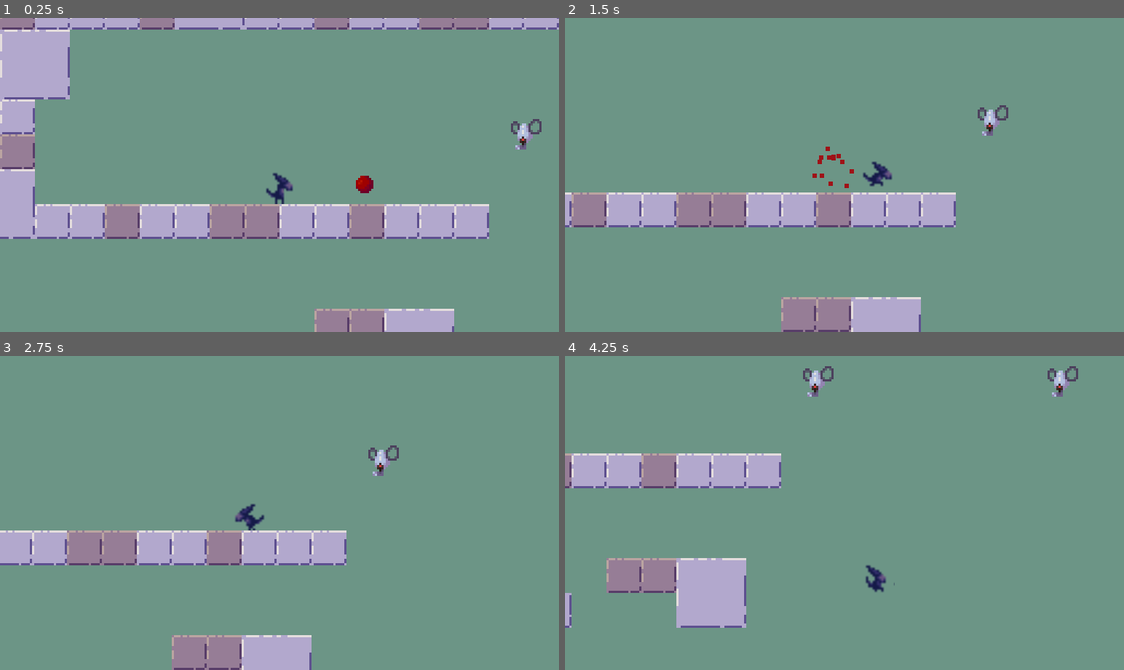
Above: before the commit, frames 1-4 (two rows, left to right).
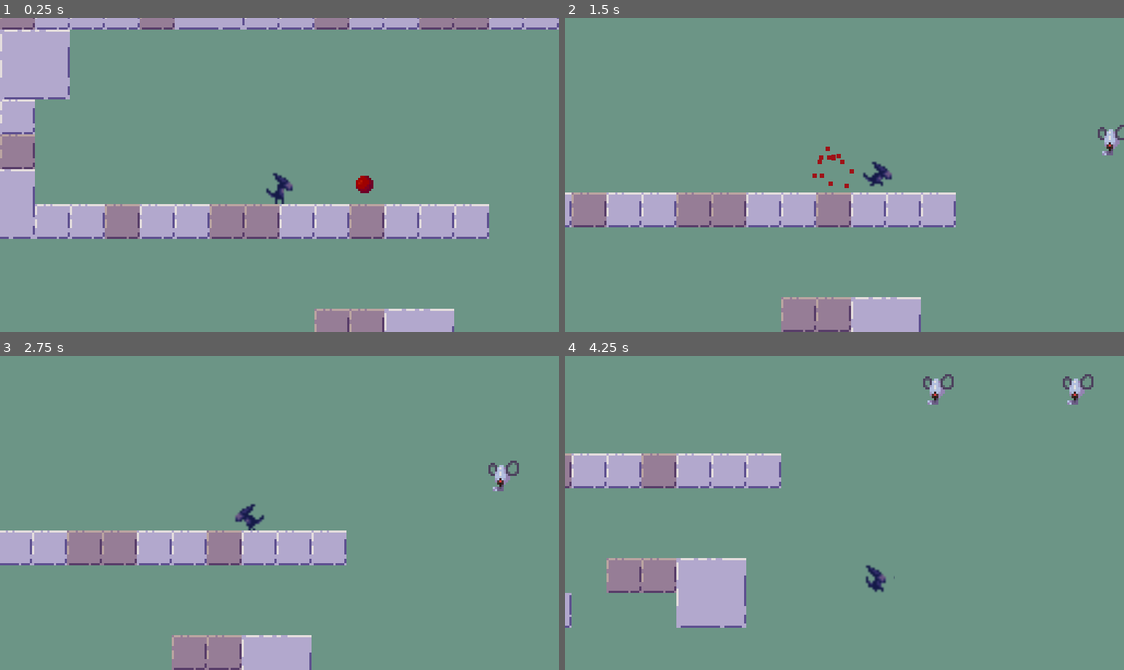
Above: after the commit, the same moments.

Repository: NoirBoire/aliengame
Game: Godot game, scene res://Scenes/Main.tscn
Two runs of this game, one before a commit and one after it. Both use one fixed random seed, a clock stepped at 60 frames per second and the inputs below.
Inputs:
- Up to frame 1 (0.25 s): no input
- Up to frame 2 (1.5 s): hold Right (ui_right) from 0.53 s (still down)
- Up to frame 3 (2.75 s): release Right (ui_right) at 2.03 s; hold Left (ui_left) from 2.03 s (still down)
- Up to frame 4 (4.25 s): release Left (ui_left) at 2.78 s; hold Right (ui_right) from 2.78 s (still down)

The runs differ from the first frame. In frame 1, 0.3% of the frame differs, in the area x 91-97%, y 32-42%; in frame 2, 0.5%; in frame 3, 0.5%; in frame 4, 1.0%, in the area x 42-95%, y 3-74%.

Commit message:
Bug fixes and enemy work
Enemies now have hp and can die
Added enemy knockback and iframes
Added separate animation for airdash
Added drone idle animation
Added drone damaged sprite
Made dash jumping more consistent

Diff:
--- a/Player.gd
+++ b/Player.gd
@@ -28,6 +28,9 @@
 var can_dash := true
 var air_dash := false
 
+var buffering_jump := false
+var buffering_dash := false
+
 # Child vars
 onready var coyote_timer = $CoyoteTimer
 onready var jump_buffer = $JumpBuffer
@@ -89,10 +92,18 @@
 	if !is_on_floor() && was_on_floor && !is_jumping:
 		coyote_timer.start()
 	if ((is_on_floor() && !jump_buffer.is_stopped()) || (!coyote_timer.is_stopped() && !jump_buffer.is_stopped())) && motion.y > (max_jump_vel+100):
-		jump()
+		if is_on_floor():
+			buffering_jump = true
+			$DashJumpBuffer.start()
+		else:
+			jump()
 
 	if Input.is_action_just_pressed(button_jump):
-		jump()
+		if is_on_floor():
+			buffering_jump = true
+			$DashJumpBuffer.start()
+		else:
+			jump()
 	if Input.is_action_just_released(button_jump):
 		if motion.y < min_jump_vel:
 			motion.y = min_jump_vel
@@ -106,9 +117,11 @@
 
 	if Input.is_action_just_pressed(button_dash):
 		if can_dash:
-			dash()
-			if Input.is_action_just_pressed(button_jump):
-				jump()
+			if is_on_floor():
+				buffering_dash = true
+				$DashJumpBuffer.start()
+			else:
+				dash()
 
 	# Horizontal movement and stopping
 
@@ -141,7 +154,10 @@
 				anim_state.travel("Fall")
 	else:
 		if !is_jumping:
-			anim_state.travel("Dash")
+			if !air_dash:
+				anim_state.travel("Dash")
+			elif air_dash:
+				anim_state.travel("Air Dash")
 		elif is_jumping:
 			anim_state.travel("Jump")
 	if position.y > 500:
@@ -151,7 +167,6 @@
 
 
 func jump():
-
 	if is_on_floor() || !coyote_timer.is_stopped():
 		if dashing && !air_dash:
 			motion.y = max_jump_vel*1.2
@@ -191,3 +206,17 @@
 	$Dash/GhostTimer.stop()
 func die():
 	get_tree().change_scene("res://Scenes/Main.tscn")
+
+
+func _on_DashJumpBuffer_is_done():
+	if buffering_dash && buffering_jump:
+		dash()
+		jump()
+		buffering_dash = false
+		buffering_jump = false
+	elif buffering_dash:
+		dash()
+		buffering_dash = false
+	elif buffering_jump:
+		jump()
+		buffering_jump = false
--- a/Scenes/Main.tscn
+++ b/Scenes/Main.tscn
@@ -190,13 +190,13 @@
 [node name="Enemies" type="Node" parent="."]
 
 [node name="Drone2" parent="Enemies" instance=ExtResource( 5 )]
-position = Vector2( 256, 48 )
+position = Vector2( 311, 48 )
+
+[node name="Drone4" parent="Enemies" instance=ExtResource( 5 )]
+position = Vector2( 375, 48 )
 
 [node name="Drone3" parent="Enemies" instance=ExtResource( 5 )]
 position = Vector2( 416, -16 )
-
-[node name="Drone" parent="Enemies" instance=ExtResource( 5 )]
-position = Vector2( 368, 48 )
 
 [connection signal="body_entered" from="Secrets/Secret/Area2D" to="Secrets/Secret" method="_on_Area2D_body_entered"]
 [connection signal="body_entered" from="Secrets/Secret2/Area2D" to="Secrets/Secret2" method="_on_Area2D_body_entered"]
--- a/Scenes/Nodes/Alien.tscn
+++ b/Scenes/Nodes/Alien.tscn
@@ -8,6 +8,9 @@
 [sub_resource type="RectangleShape2D" id=5]
 extents = Vector2( 2, 6 )
 
+[sub_resource type="AnimationNodeAnimation" id=34]
+animation = "Air Dash"
+
 [sub_resource type="AnimationNodeAnimation" id=24]
 animation = "Dash"
 
@@ -57,9 +60,27 @@
 
 [sub_resource type="AnimationNodeStateMachineTransition" id=32]
 
+[sub_resource type="AnimationNodeStateMachineTransition" id=35]
+
+[sub_resource type="AnimationNodeStateMachineTransition" id=36]
+
+[sub_resource type="AnimationNodeStateMachineTransition" id=37]
+
+[sub_resource type="AnimationNodeStateMachineTransition" id=38]
+
+[sub_resource type="AnimationNodeStateMachineTransition" id=39]
+
+[sub_resource type="AnimationNodeStateMachineTransition" id=40]
+
+[sub_resource type="AnimationNodeStateMachineTransition" id=41]
+
+[sub_resource type="AnimationNodeStateMachineTransition" id=42]
+
 [sub_resource type="AnimationNodeStateMachine" id=19]
+"states/Air Dash/node" = SubResource( 34 )
+"states/Air Dash/position" = Vector2( 60, 56 )
 states/Dash/node = SubResource( 24 )
-states/Dash/position = Vector2( 217, 131 )
+states/Dash/position = Vector2( 95, 156 )
 states/Fall/node = SubResource( 8 )
 states/Fall/position = Vector2( 858, 109 )
 states/Idle/node = SubResource( 9 )
@@ -68,10 +89,29 @@
 states/Jump/position = Vector2( 657, 42 )
 states/Run/node = SubResource( 11 )
 states/Run/position = Vector2( 470, 144 )
-transitions = [ "Jump", "Fall", SubResource( 12 ), "Idle", " …(502 unchanged characters)…  31 ), "Dash", "Fall", SubResource( 32 ) ]
+transitions = [ "Jump", "Fall", SubResource( 12 ), "Idle", " …(502 unchanged characters)…  31 ), "Dash", "Fall", SubResource( 32 ), "Air Dash", "Jump", SubResource( 35 ), "Air Dash", "Idle", SubResource( 36 ), "Air Dash", "Run", SubResource( 37 ), "Air Dash", "Fall", SubResource( 38 ), "Jump", "Air Dash", SubResource( 39 ), "Idle", "Air Dash", SubResource( 40 ), "Run", "Air Dash", SubResource( 41 ), "Fall", "Air Dash", SubResource( 42 ) ]
 start_node = "Idle"
+graph_offset = Vector2( -38, 10 )
 
 [sub_resource type="AnimationNodeStateMachinePlayback" id=20]
+
+[sub_resource type="Animation" id=33]
+resource_name = "Air Dash"
+length = 0.2
+loop = true
+step = 0.04
+tracks/0/type = "value"
+tracks/0/path = NodePath(".:frame")
+tracks/0/interp = 1
+tracks/0/loop_wrap = true
+tracks/0/imported = false
+tracks/0/enabled = true
+tracks/0/keys = {
+"times": PoolRealArray( 0, 0.04, 0.16 ),
+"transitions": PoolRealArray( 1, 1, 1 ),
+"update": 1,
+"values": [ 16, 17, 16 ]
+}
 
 [sub_resource type="Animation" id=23]
 resource_name = "Dash"
@@ -88,7 +128,7 @@
 "times": PoolRealArray( 0, 0.04, 0.08, 0.12, 0.16, 0.2 ),
 "transitions": PoolRealArray( 1, 1, 1, 1, 1, 1 ),
 "update": 1,
-"values": [ 16, 17, 18, 19, 20, 21 ]
+"values": [ 18, 19, 20, 21, 22, 23 ]
 }
 
 [sub_resource type="Animation" id=6]
@@ -199,7 +239,7 @@
 
 [node name="Sprite" type="Sprite" parent="."]
 texture = ExtResource( 4 )
-hframes = 22
+hframes = 24
 
 [node name="AnimationTree" type="AnimationTree" parent="Sprite"]
 tree_root = SubResource( 19 )
@@ -209,6 +249,7 @@
 
 [node name="AnimationPlayer" type="AnimationPlayer" parent="Sprite/AnimationTree"]
 root_node = NodePath("../..")
+"anims/Air Dash" = SubResource( 33 )
 anims/Dash = SubResource( 23 )
 anims/Fall = SubResource( 6 )
 anims/Idle = SubResource( 2 )
@@ -220,8 +261,14 @@
 wait_time = 0.1
 one_shot = true
 
+[node name="DashJumpBuffer" type="Node2D" parent="."]
+script = ExtResource( 3 )
+wait_time = 0.018
+
 [node name="Dash" parent="." instance=ExtResource( 1 )]
 
 [node name="CoyoteTimer" type="Node2D" parent="."]
 script = ExtResource( 3 )
 wait_time = 0.1
+
+[connection signal="is_done" from="DashJumpBuffer" to="." method="_on_DashJumpBuffer_is_done"]
--- a/Scenes/Nodes/Drone.tscn
+++ b/Scenes/Nodes/Drone.tscn
@@ -1,14 +1,48 @@
-[gd_scene load_steps=7 format=2]
+[gd_scene load_steps=10 format=2]
 
-[ext_resource path="res://Assets/Drone_Idle.png" type="Texture" id=1]
+[ext_resource path="res://Assets/Drone.png" type="Texture" id=1]
 [ext_resource path="res://Scripts/Drone.gd" type="Script" id=2]
 [ext_resource path="res://Scripts/Delta Independent Timer.gd" type="Script" id=3]
+[ext_resource path="res://Scripts/Generic Enemy Holder.gd" type="Script" id=4]
 
 [sub_resource type="RectangleShape2D" id=8]
 extents = Vector2( 7, 10.5 )
 
+[sub_resource type="Animation" id=9]
+resource_name = "Idle"
+length = 4.0
+loop = true
+step = 1.0
+tracks/0/type = "value"
+tracks/0/path = NodePath(".:position")
+tracks/0/interp = 1
+tracks/0/loop_wrap = true
+tracks/0/imported = false
+tracks/0/enabled = true
+tracks/0/keys = {
+"times": PoolRealArray( 0, 2, 4 ),
+"transitions": PoolRealArray( -2, -2, 1 ),
+"update": 0,
+"values": [ Vector2( 0, 0 ), Vector2( 0, 6 ), Vector2( 0, 0 ) ]
+}
+
 [sub_resource type="RectangleShape2D" id=2]
-extents = Vector2( 5.5, 3 )
+extents = Vector2( 5.5, 1.81101 )
+
+[sub_resource type="Animation" id=10]
+resource_name = "Damage"
+tracks/0/type = "value"
+tracks/0/path = NodePath(".:frame")
+tracks/0/interp = 1
+tracks/0/loop_wrap = true
+tracks/0/imported = false
+tracks/0/enabled = true
+tracks/0/keys = {
+"times": PoolRealArray( 0 ),
+"transitions": PoolRealArray( 1 ),
+"update": 1,
+"values": [ 1 ]
+}
 
 [sub_resource type="Animation" id=1]
 resource_name = "Idle"
@@ -22,49 +56,64 @@
 tracks/0/imported = false
 tracks/0/enabled = true
 tracks/0/keys = {
-"times": PoolRealArray( 0, 1.2 ),
-"transitions": PoolRealArray( 1, 1 ),
+"times": PoolRealArray( 0 ),
+"transitions": PoolRealArray( 1 ),
 "update": 1,
-"values": [ 0, 1 ]
+"values": [ 0 ]
 }
 
 [node name="Drone" type="KinematicBody2D"]
-position = Vector2( 304, 48 )
 z_index = -2
 collision_layer = 2
-collision_mask = 2
-script = ExtResource( 2 )
+collision_mask = 0
+script = ExtResource( 4 )
 __meta__ = {
 "_edit_group_": true
 }
 
 [node name="CollisionShape2D" type="CollisionShape2D" parent="."]
-position = Vector2( 1, -0.5 )
+position = Vector2( 1, 2.09269 )
 shape = SubResource( 8 )
 
-[node name="Area2D" type="Area2D" parent="."]
-position = Vector2( 1, 0 )
+[node name="Drone" type="Node2D" parent="."]
+script = ExtResource( 2 )
 
-[node name="CollisionShape2D" type="CollisionShape2D" parent="Area2D"]
-position = Vector2( -0.5, -1 )
+[node name="AnimationPlayer" type="AnimationPlayer" parent="Drone"]
+autoplay = "Idle"
+anims/Idle = SubResource( 9 )
+
+[node name="Area2D" type="Area2D" parent="Drone"]
+position = Vector2( 1, 2.59269 )
+
+[node name="CollisionShape2D" type="CollisionShape2D" parent="Drone/Area2D"]
+position = Vector2( -0.5, -2.18899 )
 shape = SubResource( 2 )
 
-[node name="Sprite" type="Sprite" parent="."]
+[node name="Sprite" type="Sprite" parent="Drone"]
+position = Vector2( 2, 3.59269 )
 texture = ExtResource( 1 )
 hframes = 2
+frame = 1
 
-[node name="AnimationPlayer" type="AnimationPlayer" parent="Sprite"]
+[node name="AnimationPlayer" type="AnimationPlayer" parent="Drone/Sprite"]
 autoplay = "Idle"
+anims/Damage = SubResource( 10 )
 anims/Idle = SubResource( 1 )
 
-[node name="DeathTimer" type="Timer" parent="."]
-wait_time = 0.1
+[node name="DamageTimer" type="Timer" parent="Drone"]
+wait_time = 0.05
 one_shot = true
 
-[node name="SlowmoTimer" type="Node2D" parent="."]
+[node name="DamageAnimTimer" type="Timer" parent="Drone"]
+wait_time = 0.3
+one_shot = true
+
+[node name="SlowmoTimer" type="Node2D" parent="Drone"]
+position = Vector2( 0, 2.59269 )
 script = ExtResource( 3 )
 wait_time = 0.35
 
-[connection signal="body_entered" from="Area2D" to="." method="_on_Area2D_body_entered"]
-[connection signal="timeout" from="DeathTimer" to="." method="_on_DeathTimer_timeout"]
-[connection signal="is_done" from="SlowmoTimer" to="." method="_on_SlowmoTimer_is_done"]
+[connection signal="body_entered" from="Drone/Area2D" to="." method="_on_Area2D_body_entered"]
+[connection signal="timeout" from="Drone/DamageTimer" to="Drone" method="_on_DamageTimer_timeout"]
+[connection signal="timeout" from="Drone/DamageAnimTimer" to="Drone" method="_on_DamageAnimTimer_timeout"]
+[connection signal="is_done" from="Drone/SlowmoTimer" to="Drone" method="_on_SlowmoTimer_is_done"]
--- a/Scripts/Delta Independent Timer.gd
+++ b/Scripts/Delta Independent Timer.gd
@@ -25,6 +25,8 @@
 	time_left = 0.0
 
 func start():
+	if time_left > 0.0:
+		time_left = 0.0
 	time_left = wait_time
 	active = true
 
--- a/Scripts/Drone.gd
+++ b/Scripts/Drone.gd
@@ -1,21 +1,32 @@
-extends KinematicBody2D
+extends Node2D
 
-onready var alien := owner.get_node("Alien")
+# Basic movement vars
+var speed := 82
+var motion := Vector2()
+var motion_x := 0
+
+onready var alien := owner.owner.get_node("Alien")
 onready var timer = alien.coyote_timer
 #var timer_duration := 0.01
 var wait_time := 0.35
-var hp := 2
 var on_drone := false
 var was_on_drone := false
 var can_slowmo := true
+var taking_damage := false
+
+func _ready():
+	set_physics_process(true)
 
 func _physics_process(delta):
 
 	# Check for jump on alien
 	if (Input.is_action_just_pressed(Global.button_jump) || !alien.jump_buffer.is_stopped()) && on_drone:
-		if alien.position.y > position.y+3:
-			alien.position.y = position.y
+		if alien.position.y > global_position.y+3:
+			alien.position.y = global_position.y
 		alien.can_dash = true
+
+	if owner.name == "Drone2":
+		print(owner.motion.x)
 
 	if $Area2D.overlaps_body(alien):
 		on_drone = true
@@ -28,6 +39,16 @@
 		if alien.dash_anim && alien.motion.y >= 0:
 			if can_slowmo:
 				alien.slowmo.start_slowmo()
+				if taking_damage == false:
+					owner.hp -= 1
+					taking_damage = true
+					$AnimationPlayer.stop(false)
+					if alien.position.x > owner.position.x:
+						$Sprite.flip_h = false
+					elif alien.position.x < owner.position.x:
+						$Sprite.flip_h = true
+					motion_x = (speed if !$Sprite.flip_h else -speed)
+					$DamageTimer.start()
 				$SlowmoTimer.start()
 				can_slowmo = false
 	else:
@@ -37,12 +58,24 @@
 			timer.stop()
 			was_on_drone = false
 
-	if hp <= 0:
-		$DeathTimer.start()
+	# Horizontal movement
+	owner.motion.x = lerp(owner.motion.x, motion_x, ((1 / ((1.0/Engine.get_frames_per_second())/delta)) if abs(motion_x) > 0 else (0.1 / ((1.0/Engine.get_frames_per_second())/delta))) )
 
-func _on_DeathTimer_timeout():
-	alien.slowmo.end_slowmo()
-	die()
+	# Animation
+	if taking_damage:
+		$Sprite/AnimationPlayer.current_animation = "Damage"
+	elif !taking_damage:
+		$Sprite/AnimationPlayer.current_animation = "Idle"
+
+func _on_DamageTimer_timeout():
+	motion_x = 0
+	$DamageAnimTimer.start()
+func _on_DamageAnimTimer_timeout():
+	taking_damage = false
+	if owner.hp <= 0:
+		die()
+	$AnimationPlayer.play()
+
 
 func die():
 	queue_free()
--- /dev/null
+++ b/Scripts/Generic Enemy Holder.gd
@@ -0,0 +1,12 @@
+extends KinematicBody2D
+
+# Basic movement vars
+var motion := Vector2()
+
+# Export vars
+export var hp := 2
+
+const UP := Vector2(0, -1)
+
+func _physics_process(delta):
+	move_and_slide(motion, UP)
Not shown, removed: .mono/metadata/ide_messaging_meta.txt
Binary file changed: Assets/Alien.png
Binary file added: Assets/Drone.png
Not shown, added: Assets/Drone.png.import
Binary file added: Assets/Rat.png
Not shown, added: Assets/Rat.png.import
Not shown: 1 places in Scenes/Nodes/Alien.tscn that only renumber resources
Not shown, changed: export_presets.cfg
